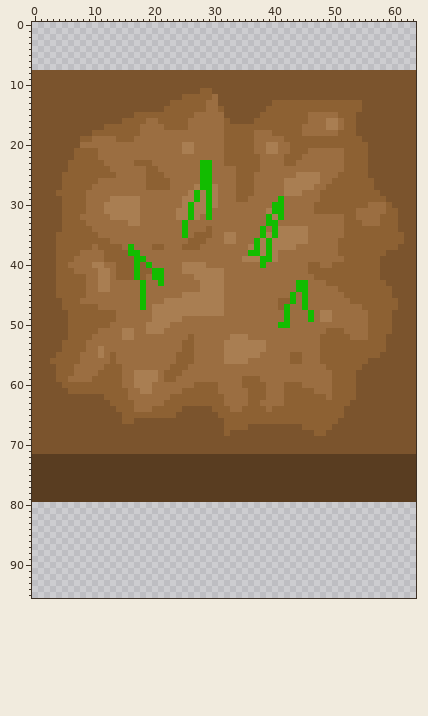
One commit to this sprite sheet: assets/boston_fern_sprout.png. Above: the version before the commit.
The file is 64x96 pixels.
Once edited:
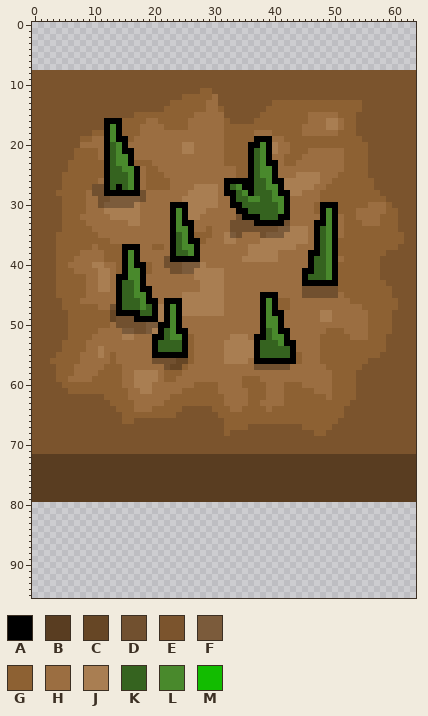
Palette (. is transparent): A #000000  B #593d21  C #664625  D #71502f  E #7b542d  F #7b5b3b  G #8d6133  H #9b6e41  J #a97e52  K #35631f  L #49892c  M #12bc00
The exact change:
Changed rows in their new state; - is an unchanged pixel.
first column x 10:
16 --AAA------------------------------------
17 --ALA------------------------------------
18 --ALA------------------------------------
19 --ALAA---------------------AAA-----------
20 --AKLA--------------------AALA-----------
21 --AKLAA-------------------AKLA-----------
22 --AKLLA-------------------AKLA-----------
23 --AKLLA-----------HH------AKLAA----------
24 --AKKLLA----------HH------AKLLA----------
25 --AKKKLA----------HH------AKLLA----------
26 --AKKKLA----------HH--AAAAAKKLAA---------
27 DDAKAKLA----------JJ--AKLAAKKLLA---------
28 DDAAAAAAD--------J-J--AAKLAKKKLAA--------
29 -DDFFFFFD--------J-J---AKKLLKKLLA--------
30 -DFFFFF------AAAJ--J---AAKKKKKKLA-----AAA
31 -------------ALAJ--H----AAKKKKKLA-----ALA
32 -------------ALAJ--H----DAAAKKKAA-----ALA
33 -------------ALAA------DDDDAAAAAD----AALA
34 -------------ALLA------DDDDDDDDFF----AKLA
35 -------------AKLA------FD---DFFF-----AKLA
36 -------------AKLAA---------H-J-------AKLA
37 -----AAA-----AKLLA---------J-J-------AKLA
38 -----ALA-----AKKLA--------JJ-J------AAKLA
39 -----ALAH---DAAAAA----------JJ------AKKLA
40 -----ALAAG--DDDFFF----------H-------AKKLA
41 -----ALLA-HH-DDFF------------------AAKKLA
42 ----AALLA-HH-----------------------AKKKLA
43 ----AKKLA--H----------------------HAAAAAA
44 ----AKKLAA------------------------HDDDDDD
45 ----AKKLLA------------------AAA--H-DDDDDD
46 ----AKKKLAA-AAA-------------ALA--H-H-----
47 ---DAKKKLKA-ALA-------------ALA-G--H-----
48 ---CAAAAKKA-ALA-------------ALAAH---H----
49 ---CDDDAAAA-ALA-------------ALLAH---H----
50 ----DDDDDFFAALA-------------ALLAH--------
51 -----FFDDF-AKLAA------------AKLAA--------
52 ----------AAKLLA-----------AAKLLA--------
53 ----------AKKKKA-----------AKKKLAA-------
54 ----------AKKKKA-----------AKKKKKA-------
55 ----------AAAAAA-----------AKKKKKA-------
56 ----------DDDDCC-----------AAAAAAA-------
57 ------------DCC------------DDDDDD--------
Pixel boxes of the changes (left, top, right, bottom) in both pictures:
changed: (92, 118, 338, 370)
